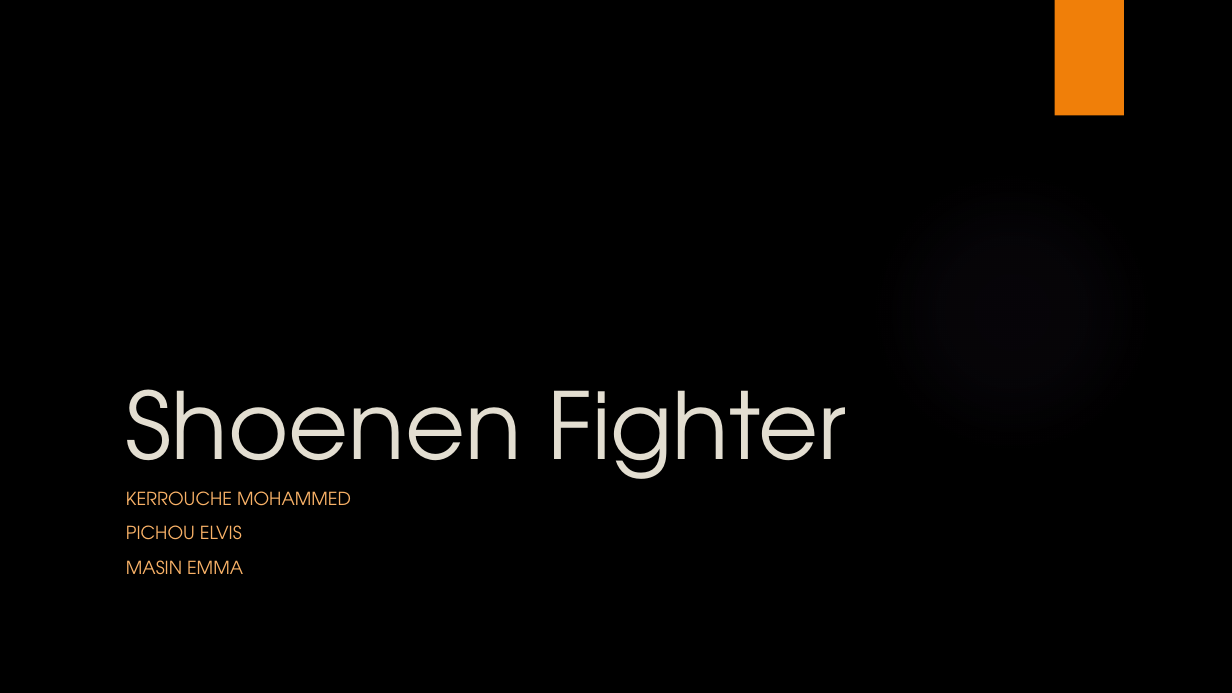
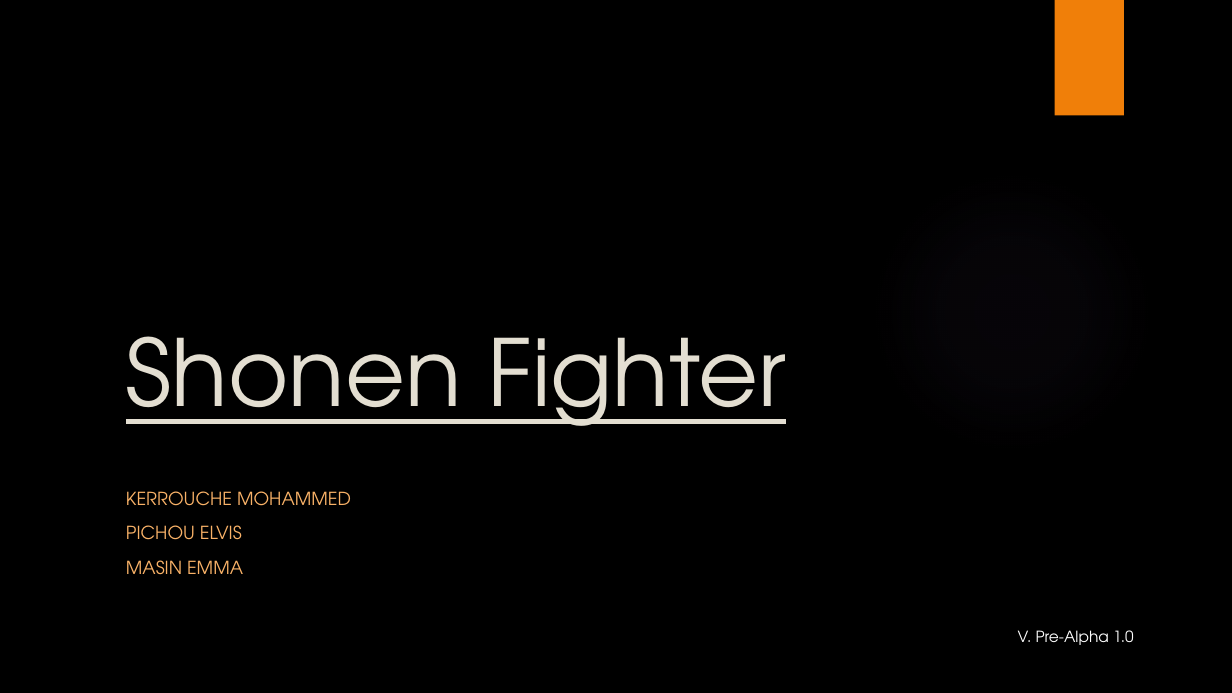
Before and after one commit to caerroff/Shonen-fighter, a slide deck: slide 1 of Shoenen Fighter.pptx. Drawn at 1232x693 pixels with LibreOffice and Linux fonts; fonts in the diff are those of the drawing; background and template pictures are left out. Boxes give left, top, right and bottom in pixels: in the first picture for what was removed or moved away, otherwise in the second. Text is boxed around its words. In the diff, an @@ line names an element or a change of style, - is before the commit and + after.

Commit message:
V Présentation
Version Pre-Alpha 1.0, plusieurs ajouts + modifications Powerpoint pour présentation

```diff
--- a/Shoenen Fighter.pptx
+++ b/Shoenen Fighter.pptx
@@ title at box(126, 336, 786, 426): text changed @@
-Shoenen Fighter
+Shonen Fighter
@@ text added at box(1018, 630, 1133, 645), 12 pt, text #FFFFFF @@
+V. Pre-Alpha 1.0
```
Also in this commit, not shown: 7 slides added, 7 slides removed, 6 other files.
